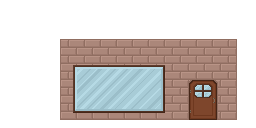
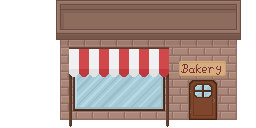
Layer changes from the first w=256, h=128 image to the second:
showed "roof", painted on it over 56, 0, 241, 45
showed "RedWhiteThing", painted on it over 69, 47, 226, 127
showed "Sign" over 180, 63, 225, 75
painted on "Details" over 73, 63, 165, 113
painted on "Wall" over 60, 39, 237, 45
